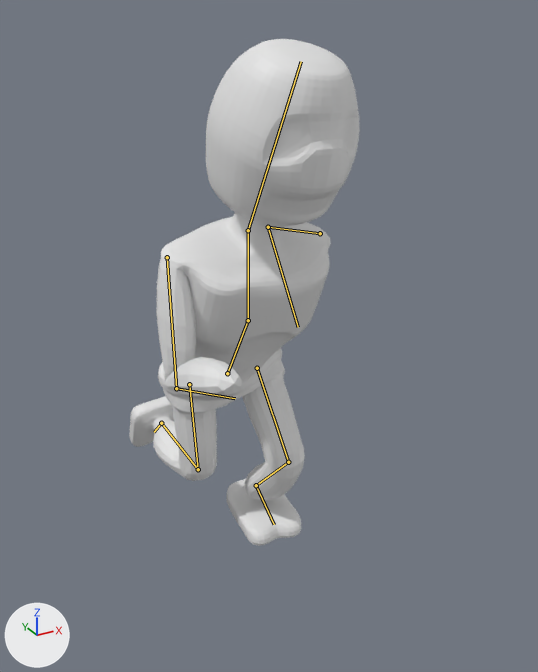
An edit to the Blender file 3DModels/Ninja.blend, drawn before and after from the same camera.
Before and after are seen from a camera (50 mm lens) standing at (-44.2, -93.3, 79.8) and looking at (4.5, -4.8, 35.5). Every picture has the same lights, and +X, +Y and +Z are marked at lower left. Both versions are drawn at frame 45 of the action 'ConstantRunning'; the numbers are the values there. The bones that bend it are drawn over the model as lines.
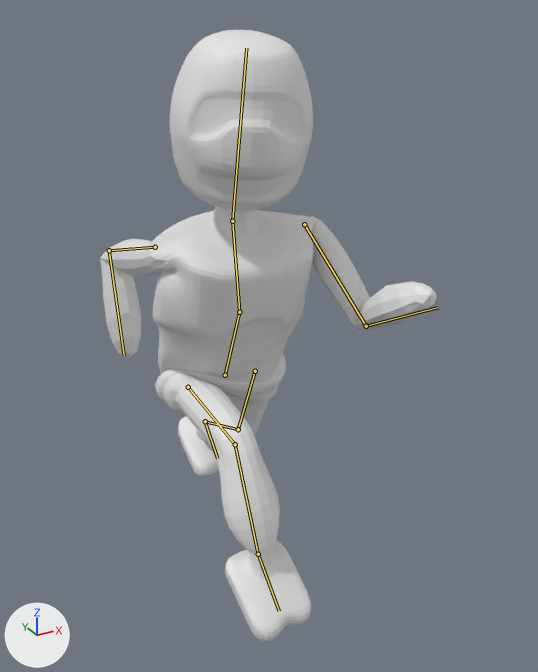
Location of each change, (x1, y1, x2, y2) in pixels of the pictures (538 x 672 px):
'Cylinder', posed (45% wider, 21% taller): before (129, 39, 360, 546); after (100, 30, 436, 642)
bone 'Stomach', root to tip: before (227, 373) to (248, 320); after (225, 375) to (239, 312)
bone 'Head', root to tip: before (248, 230) to (301, 61); after (232, 221) to (246, 48)

Edits to the bpy script that builds the scene:
```text
Change bone_stomach:
    where bone_stomach = bpy.data.objects['Armature'].pose.bones['Stomach']
    bone_stomach.location: (0.1, -9.2, -0.9) -> (0.1, -10.0, -0.2)
    bone_stomach.rotation_quaternion: (0.976, -0.215, 0.0, 0.0) -> (0.99, -0.14, 0.0, 0.0)  # degrees (-25, 0, 0) -> degrees (-16, 0, 0)
Change bone_head:
    where bone_head = bpy.data.objects['Armature'].pose.bones['Head']  # child of 'Chest'
    bone_head.rotation_quaternion: (0.995, 0.052, 0.053, 0.039) -> (0.985, 0.028, -0.165, -0.036)  # degrees (6, 6, 5) -> degrees (4, -19, -5)
Change bone_leg_ik:
    where bone_leg_ik = bpy.data.objects['Armature'].pose.bones['Leg IK']
    bone_leg_ik.location: (0.0, 1.5, -0.1) -> (0.0, 22.8, 1.3)
    bone_leg_ik.rotation_quaternion: (1.0, 0.007, 0.0, -0.049) -> (0.994, 0.106, 0.005, -0.049)  # degrees (1, 0, -6) -> degrees (12, 1, -5)
Change bone_arm_ik:
    where bone_arm_ik = bpy.data.objects['Armature'].pose.bones['Arm IK']
    bone_arm_ik.location: (-31.8, 0.1, -29.1) -> (-32.7, -33.3, -13.9)
Change bone_elbow_l:
    where bone_elbow_l = bpy.data.objects['Armature'].pose.bones['Elbow L']
    bone_elbow_l.location: (-14.1, -0.7, -0.4) -> (-14.1, 2.3, -2.0)
Change bone_leg_ik_002:
    where bone_leg_ik_002 = bpy.data.objects['Armature'].pose.bones['Leg IK.002']
    bone_leg_ik_002.location: (0.8, 17.0, 7.3) -> (0.8, -19.7, 5.6)
    bone_leg_ik_002.rotation_quaternion: (0.492, 0.872, -0.027, 0.043) -> (0.953, 0.3, 0.008, 0.05)  # degrees (121, -6, 0) -> degrees (35, -1, 6)
Change bone_arm_ik_002:
    where bone_arm_ik_002 = bpy.data.objects['Armature'].pose.bones['Arm IK.002']
    bone_arm_ik_002.location: (34.4, -29.1, -21.7) -> (33.5, 9.2, -31.9)
Change bone_elbow_r:
    where bone_elbow_r = bpy.data.objects['Armature'].pose.bones['Elbow R']
    bone_elbow_r.location: (13.2, 0.0, -0.4) -> (13.2, 3.0, -2.0)
Change bone_knee_r:
    where bone_knee_r = bpy.data.objects['Armature'].pose.bones['Knee R']
    bone_knee_r.location: (0.0, -0.1, -10.4) -> (0.0, 2.8, -2.2)
```
